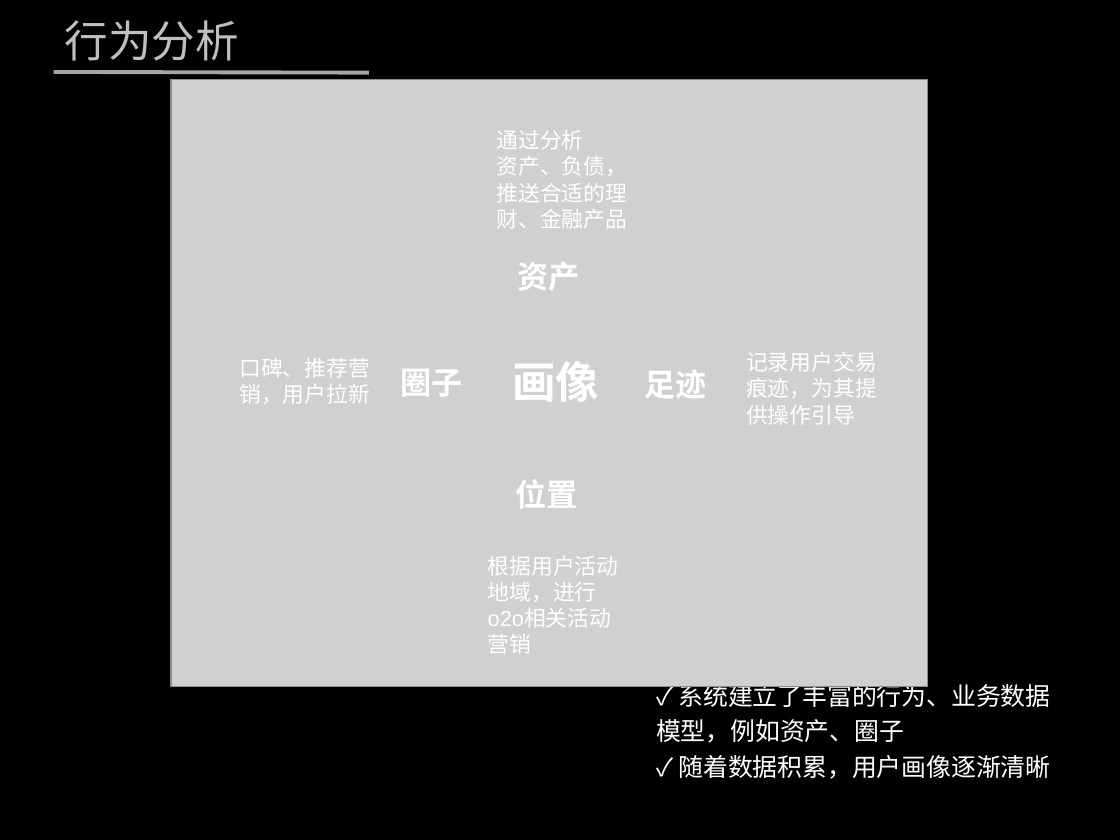
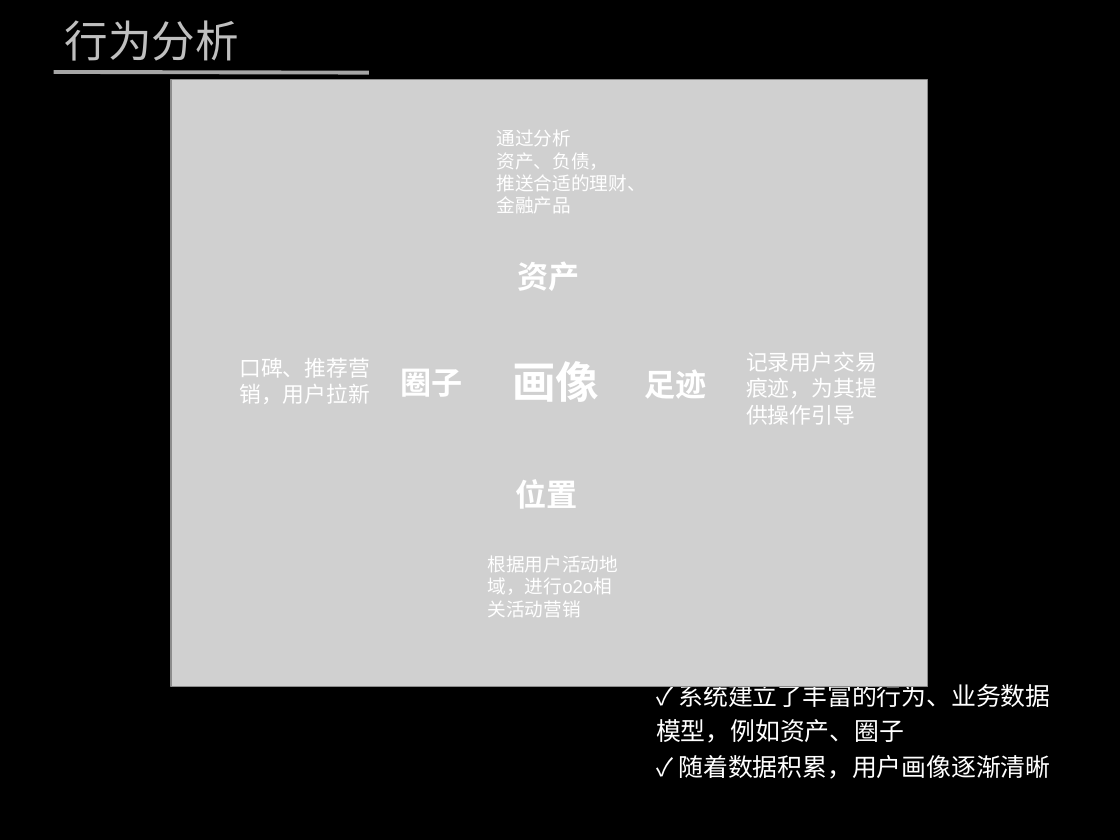
Before and after one commit to zhenghong/UBP, a slide deck: slide 7 of 营销.pptx. Drawn at 1120x840 pixels with LibreOffice and Linux fonts; fonts in the diff are those of the drawing; grey boxes stand for pictures; background and template pictures are left out. Boxes give left, top, right and bottom in pixels: in the first picture for what was removed or moved away, otherwise in the second. Text is boxed around its words. In the diff, an @@ line names an element or a change of style, - is before the commit and + after.

```diff
--- a/营销.pptx
+++ b/营销.pptx
@@ text "通过分析" at (497, 130, 646, 213): size 14 to 12 pt @@
@@ text "根据用户活动地域，进行o2o相关活动营销" at (488, 556, 619, 594): size 14 to 12 pt @@
```
Also in this commit, not shown: 2 other slides changed.
